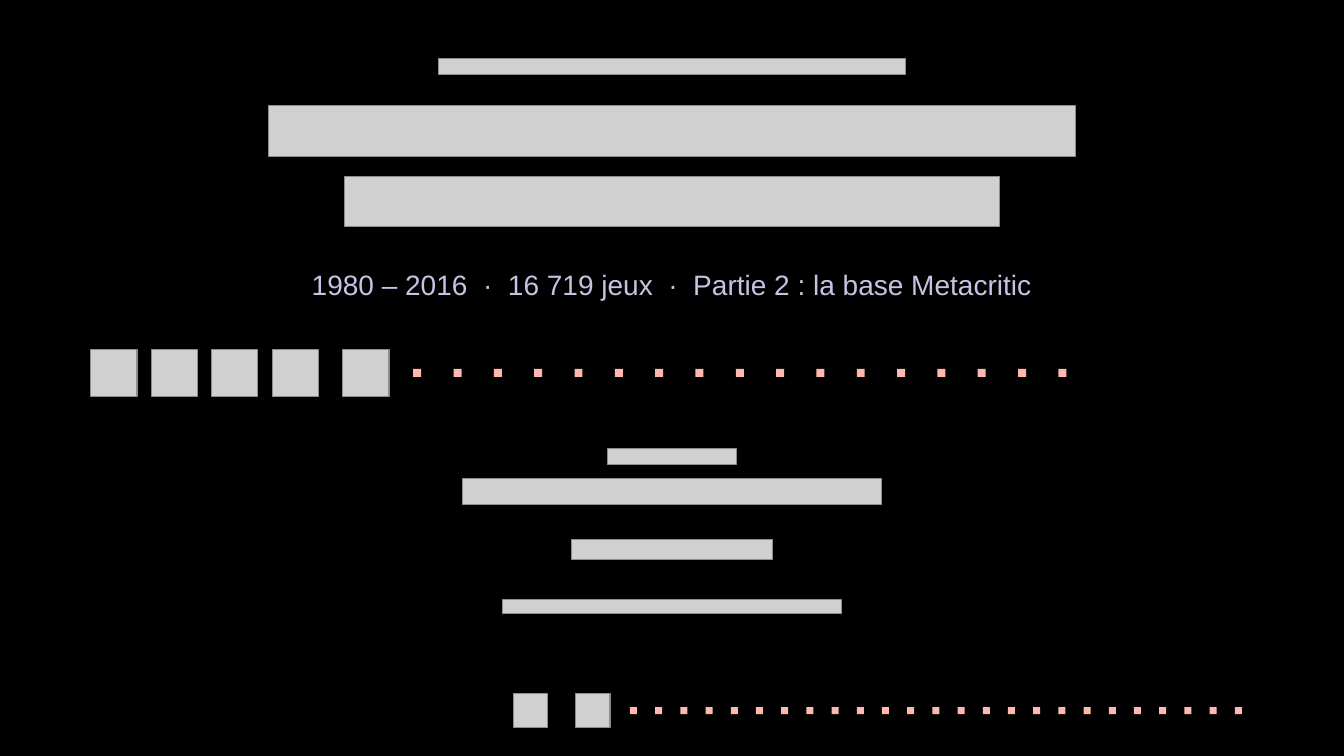
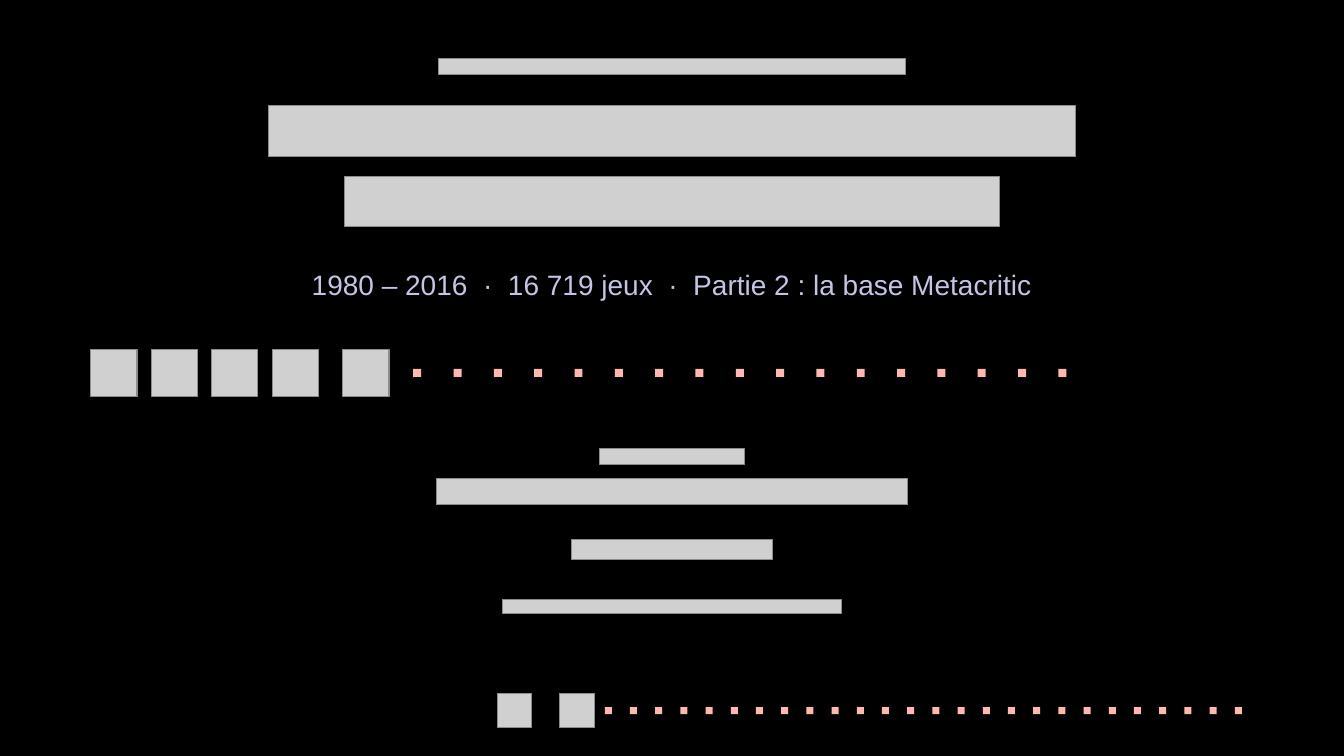
Before and after one commit to BOUADEIKHEIREDDINE/vgsales-data-wrangling, a slide deck: slide 17 of presentation/presentation_complete.pptx (slide 18 before the commit). Drawn at 1344x756 pixels with LibreOffice and Linux fonts; fonts in the diff are those of the drawing; grey boxes stand for pictures; background and template pictures are left out. Boxes give left, top, right and bottom in pixels: in the first picture for what was removed or moved away, otherwise in the second. Text is boxed around its words. In the diff, an @@ line names an element or a change of style, - is before the commit and + after.

```diff
--- a/presentation/presentation_complete.pptx
+++ b/presentation/presentation_complete.pptx
@@ picture: place and size @@
-picture at [608,449,737,465]
+picture at [600,449,745,465]
@@ picture: place and size @@
-picture at [463,479,882,505]
+picture at [437,479,907,505]
@@ picture: place and size @@
-picture at [513,694,547,728]
+picture at [497,694,531,728]
@@ picture: place and size @@
-picture at [576,694,610,728]
+picture at [560,694,594,728]
@@ rectangle added at [605,707,612,714], fill #FFB8AE @@
```
Also in this commit, not shown: 29 other slides changed, 1 slide removed, 13 other files.
